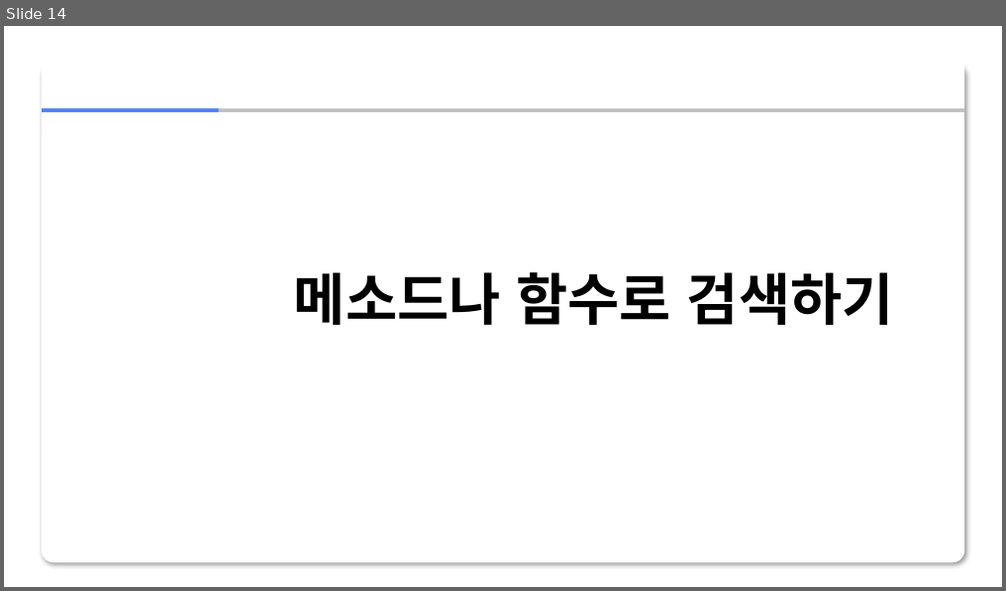
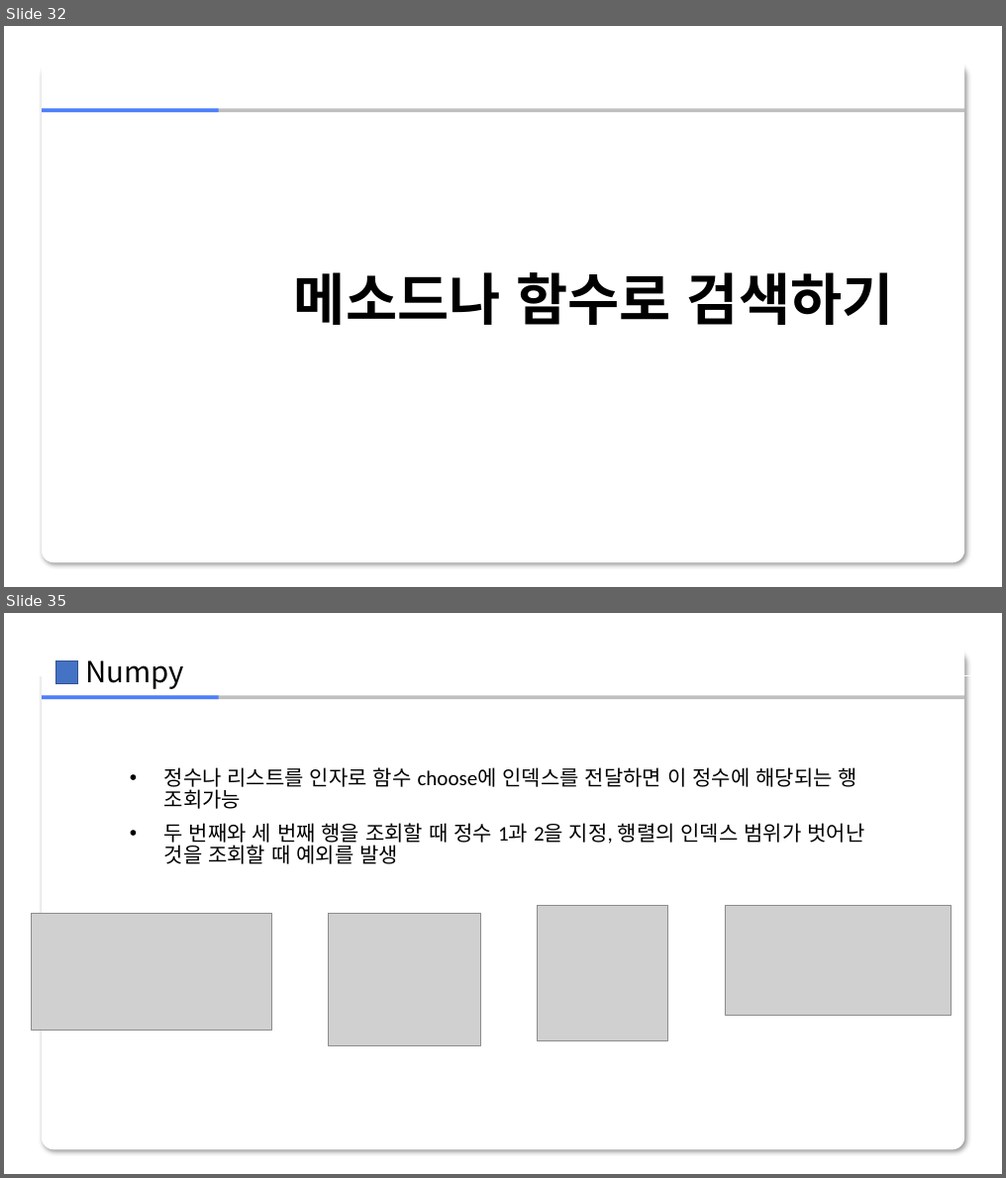
Before and after one commit to zerosum99/numpy_itple, a slide deck: 03장/[넘파이]03장.pptx. Shown one above the other, each under a label of ours: slide 14 before the commit, slides 32 and 35 after it; the slides between them are not shown. The pictures are 1006x591 and 1006x1178 pixels, drawn with LibreOffice and Linux fonts; fonts in the diff are those of the drawing; grey boxes stand for pictures; background and template pictures are left out. Boxes give left, top, right and bottom in pixels: in the first picture for what was removed or moved away, otherwise in the second. Text is boxed around its words. In the diff, an @@ line names an element or a change of style, - is before the commit and + after.

```diff
--- a/03장/[넘파이]03장.pptx
+++ b/03장/[넘파이]03장.pptx
@@ slide 35 added at <box>4,613,1002,1174</box>, background #FFFFFF; not listed: 4 template elements that a slide beside it also shows @@
@@ rectangle added at <box>25,632,80,676</box>, fill #FFFFFF @@
@@ rectangle added at <box>55,661,78,683</box>, fill #4472C4, outline #325491 1 pt @@
@@ text added at <box>85,661,184,689</box>, 28 pt, text #000000 @@
+Numpy
@@ line added from (79, 675) to (994, 675), #FFFFFF 0.5 pt @@
@@ text added at <box>164,767,864,864</box>, 20 pt, text #000000 @@
+• 정수나 리스트를 인자로 함수 choose에 인덱스를 전달하면 이 정수에 해당되는 행 조회가능
+• 두 번째와 세 번째 행을 조회할 때 정수 1과 2을 지정, 행렬의 인덱스 범위가 벗어난 것을 조회할 때 예외를 발생
@@ text added at <box>373,767,661,787</box>, 18 pt, text #FFFFFF @@
+질의함수 사용하기 1
@@ picture added at <box>538,906,668,1042</box> @@
@@ picture added at <box>725,906,951,1016</box> @@
@@ picture added at <box>31,914,271,1030</box> @@
@@ picture added at <box>328,914,480,1047</box> @@
@@ what was slide 14 is now slide 32 @@
```
Also in this commit, not shown: 12 slides changed, 22 other slides added, 3 slides removed, 1 other file.
